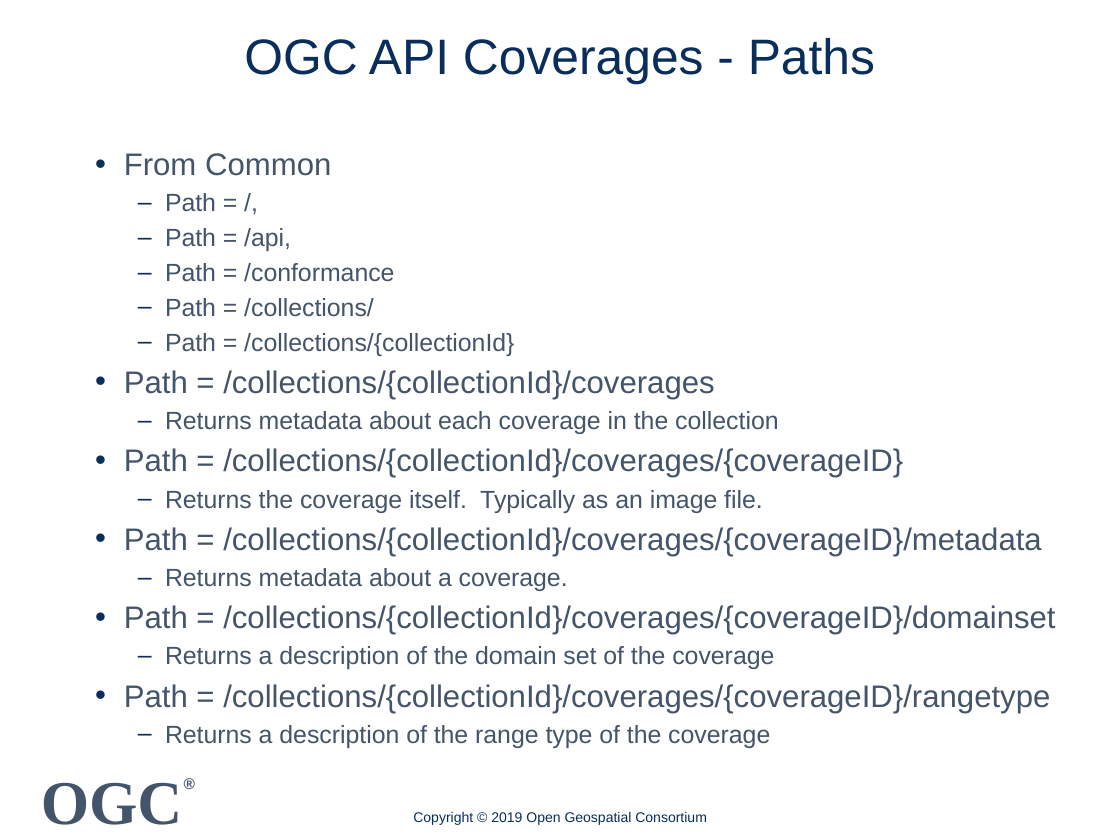
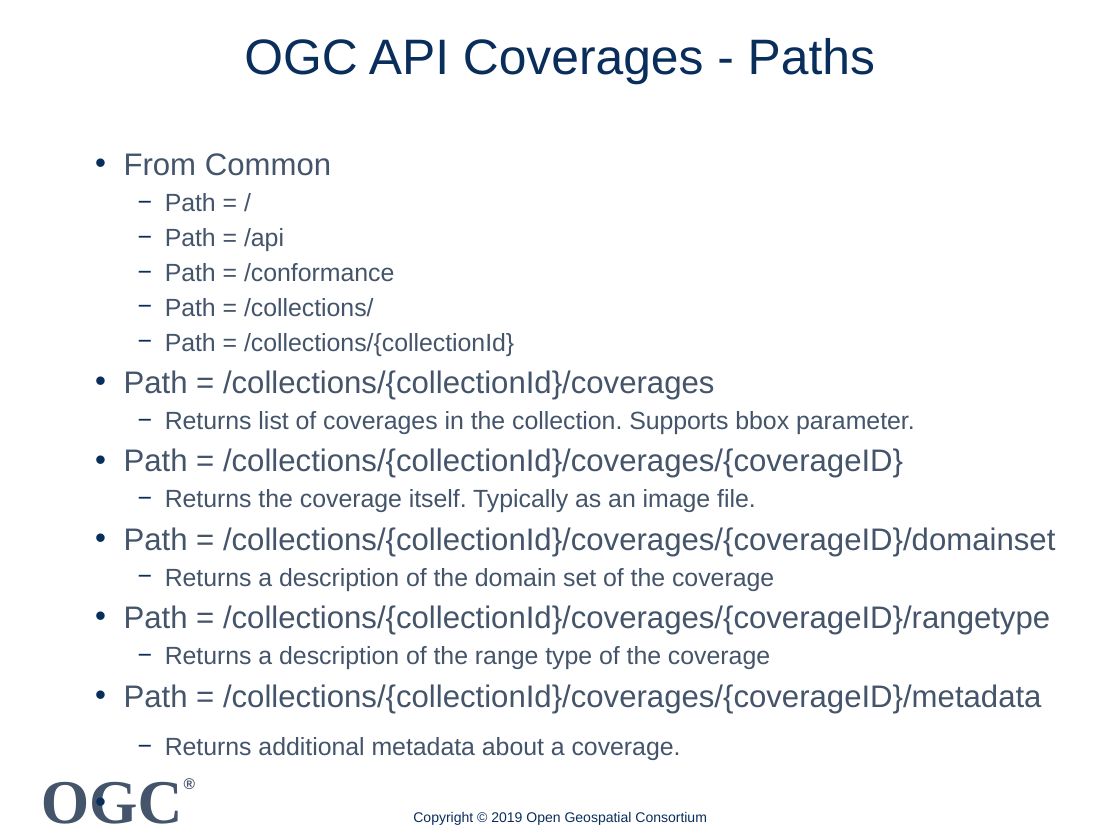
Before and after one commit to spacebel/OGC-API-Hackathon-2019, a slide deck: slide 3 of Presentations/OGC API Coverage 20190620.pptx. Drawn at 1120x840 pixels with LibreOffice and Linux fonts; fonts in the diff are those of the drawing; background and template pictures are left out. Boxes give left, top, right and bottom in pixels: in the first picture for what was removed or moved away, otherwise in the second. Text is boxed around its words. In the diff, an @@ line names an element or a change of style, - is before the commit and + after.

Commit message:
Review of coverages presentatoin.

```diff
--- a/Presentations/OGC API Coverage 20190620.pptx
+++ b/Presentations/OGC API Coverage 20190620.pptx
@@ text at bbox=[124, 153, 1055, 669]: indent changed; bullet – to − @@
@@ text at bbox=[165, 193, 284, 251]: text changed @@
-  – Path = /,
-  – Path = /api,
+  − Path = /
+  − Path = /api
@@ text at bbox=[165, 411, 915, 434]: text changed @@
-  – Returns metadata about each coverage in the collection
+  − Returns list of coverages in the collection. Supports bbox parameter.
@@ text at bbox=[124, 527, 1041, 591]: paragraphs removed @@
-• Path = /collections/{collectionId}/coverages/{coverageID}/metadata
-  – Returns metadata about a coverage.
@@ text at bbox=[124, 684, 1041, 760]: paragraphs added @@
+• Path = /collections/{collectionId}/coverages/{coverageID}/metadata
+  − Returns additional metadata about a coverage.
```
Also in this commit, not shown: 3 other slides changed, 2 slides added, 1 other file.
